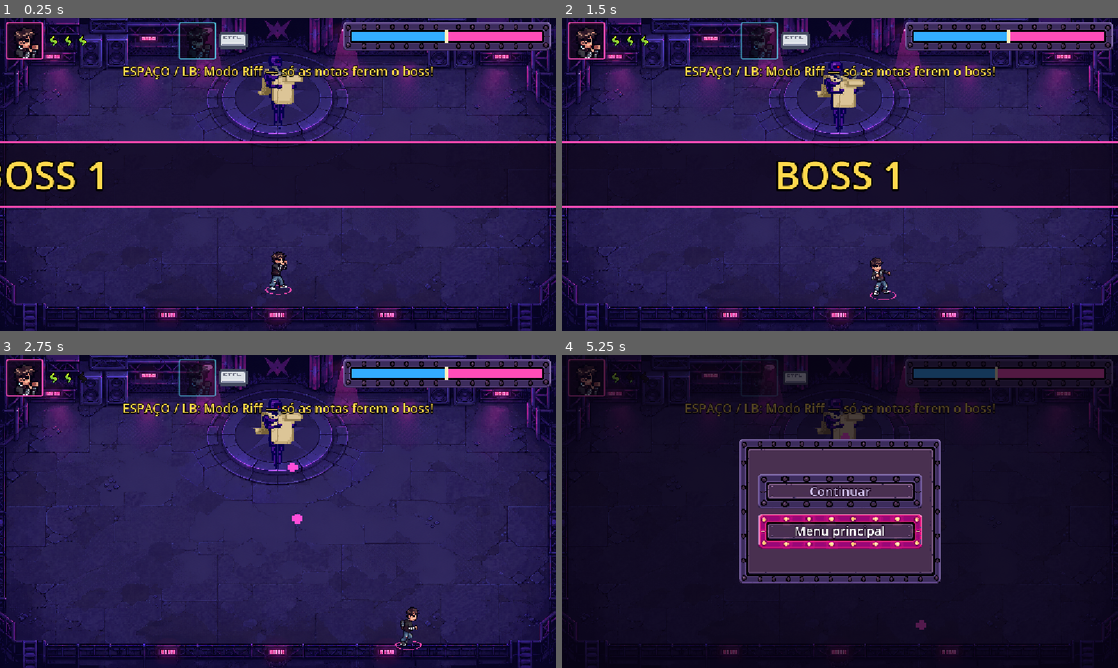
Above: before the commit, frames 1-4 (two rows, left to right).
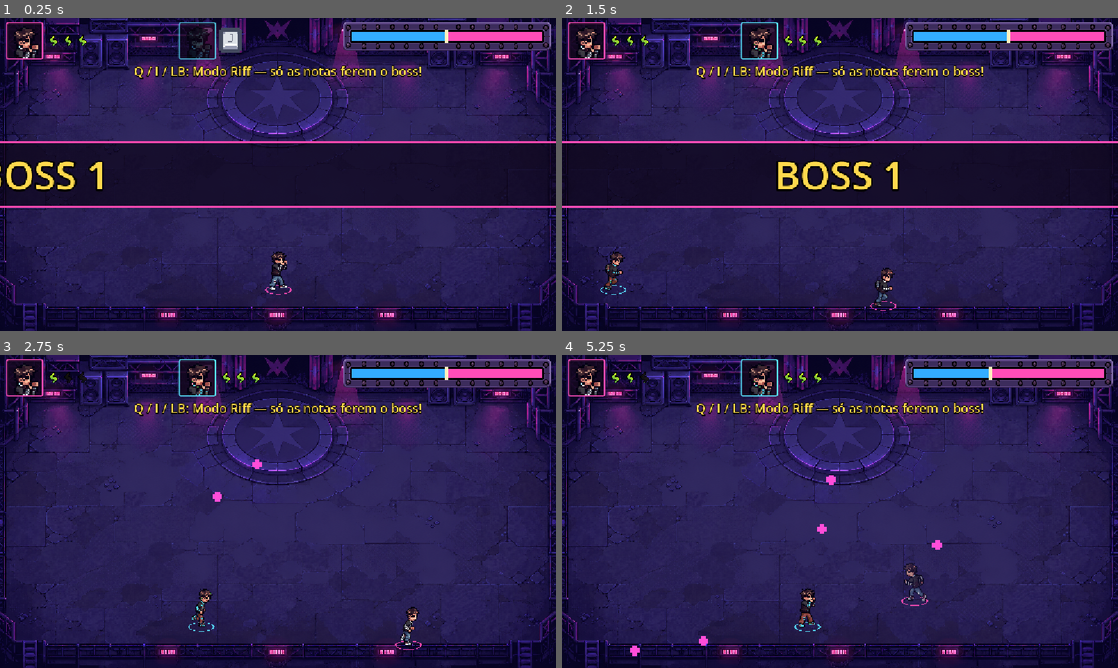
Above: after the commit, the same moments.

Repository: lucas-gif561/metalworld
Game: Godot game, scene res://fases/boss_1/boss_1.tscn
The game is run twice, just before and just after one commit, with the same random seed, the same clock (stepped at 60 frames per second) and the same inputs. This scene is started directly instead of the project's main scene. Sound files missing from this copy of the repository are replaced by a short silence.
Inputs (mouse positions are in pixels of both pictures, inside the frame that each line leads up to):
- Up to frame 1 (0.25 s): no input
- Up to frame 2 (1.5 s): tap Enter at 0.5 s; move the mouse to (962, 158) at 0.52 s; hold D (mover_direita) 0.53-1.28 s; hold F (atacar, bound only after the commit) 0.53-1.28 s; click (962, 158) at 0.67 s; tap J (atacar, bound only before the commit) at 0.8, 1.35 s; move the mouse to (728, 190) at 1.27 s; hold S (mover_baixo) from 1.28 s (still down); click (728, 190) at 1.42 s
- Up to frame 3 (2.75 s): tap G (dodge, bound only after the commit) at 1.55, 2.1 s; move the mouse to (333, 442) at 2.02 s; release S (mover_baixo) at 2.03 s; hold D (mover_direita) from 2.03 s (still down); click (333, 442) at 2.17 s; tap K (dodge, bound only before the commit) at 2.3 s
- Up to frame 4 (5.25 s): move the mouse to (812, 574) at 2.77 s; release D (mover_direita) at 2.78 s; hold W (mover_cima) 2.78-3.53 s; tap K (dodge, bound only before the commit) at 2.85 s; click (812, 574) at 2.92 s; tap E (interagir) at 3.05, 3.6 s; move the mouse to (1006, 558) at 3.52 s; hold A (mover_esquerda) 3.53-5.03 s; click (1006, 558) at 3.67 s; tap L at 3.8, 4.35 s; tap Escape (p1_pausar) at 4.15 s; move the mouse to (673, 464) at 4.27 s; click (673, 464) at 4.42 s; tap Shift at 4.55, 5.1 s; tap P (p2_pausar, bound only after the commit) at 4.9 s; move the mouse to (867, 511) at 5.02 s; hold S (mover_baixo) from 5.03 s (still down); click (867, 511) at 5.17 s

The runs differ from the first frame. In frame 1, 2.4% of the frame differs, in the area x 22-78%, y 3-37%; in frame 2, 3.6%; in frame 3, 3.5%; in frame 4, 86%, in the area x 0-100%, y 0-100%.

Commit message:
Teclado dividido ao meio, ícone para levantar e travas do Riff menores
P1 na metade esquerda (W A S D, F socar, G dodge, E interagir, Q Riff,
Esc pausa) e P2 na direita (setas, J, K, L, I Riff, P pausa, J entra), para
jogar em dupla num teclado só. O "SEGURE E / B" virou o ícone pulsando do
botão de quem pode levantar (E, L ou B). Travas do Riff: 3 s ao sair e
10 s ao levar dano. Textos, ícones e documentação acompanham.

Co-Authored-By: Claude Opus 5.5 <noreply@anthropic.com>

Diff:
--- a/bosses/base/arena_boss.gd
+++ b/bosses/base/arena_boss.gd
@@ -59,7 +59,7 @@
 		cabo.hide()
 
 	hud.mostrar_titulo(Jogo.nome_fase_atual().to_upper())
-	hud.mostrar_aviso("ESPAÇO / LB: " + texto_inicio, 6.0)
+	hud.mostrar_aviso("Q / I / LB: " + texto_inicio, 6.0)
 	boss.ciclo_ataques()
 	riff_hud.hide()
 
--- a/bosses/base/boss_base.gd
+++ b/bosses/base/boss_base.gd
@@ -394,7 +394,7 @@
 		runa.quebrada.connect(_ao_quebrar_runa)
 		get_parent().add_child(runa)
 
-	anuncio.emit(prefixo + "Escudo ativo! Quebrem as runas na porrada (J / X)")
+	anuncio.emit(prefixo + "Escudo ativo! Quebrem as runas na porrada (F / J / X)")
 	return true
 
 
@@ -450,7 +450,7 @@
 		sinal_riff.hide()
 		return
 	sinal_riff = Label.new()
-	sinal_riff.text = "RIFF!\nESPAÇO / LB"
+	sinal_riff.text = "RIFF!\nQ / I / LB"
 	sinal_riff.horizontal_alignment = HORIZONTAL_ALIGNMENT_CENTER
 	sinal_riff.size = Vector2(200, 60)
 	sinal_riff.position = Vector2(-100, -115)
--- a/fases/boss_1/chefe_1.tscn
+++ b/fases/boss_1/chefe_1.tscn
@@ -1,6 +1,6 @@
 [gd_scene format=3 uid="uid://davnwkwebe4qc"]
 
-[ext_resource type="SpriteFrames" path="res://fases/boss_1/sprites/chefe_1.tres" id="1_dplu8"]
+[ext_resource type="SpriteFrames" path="res://fases/boss_1/sprites/hatsune_miku.tres" id="1_dplu8"]
 [ext_resource type="Script" uid="uid://7gibm27uqoor" path="res://fases/boss_1/chefe_1.gd" id="1_rdia2"]
 
 [sub_resource type="RectangleShape2D" id="RectangleShape2D_ec6vt"]
@@ -9,11 +9,11 @@
 script = ExtResource("1_rdia2")
 
 [node name="AnimatedSprite2D" type="AnimatedSprite2D" parent="." unique_id=1052912172]
-scale = Vector2(3, 3)
+position = Vector2(0, -14)
+scale = Vector2(4, 4)
 sprite_frames = ExtResource("1_dplu8")
 animation = &"idle"
 autoplay = "idle"
-offset = Vector2(1, -6)
 
 
 [node name="Area2D" type="Area2D" parent="." unique_id=1708755619]
@@ -33,5 +33,5 @@
 theme_override_constants/outline_size = 8
 theme_override_font_sizes/font_size = 24
 text = "RIFF!
-ESPAÇO / LB"
+Q / I / LB"
 horizontal_alignment = 1
--- a/personagens/dylan/indicador_reviver.gd
+++ b/personagens/dylan/indicador_reviver.gd
@@ -1,7 +1,17 @@
 @tool
 extends Node2D
 ## Círculo "segure para levantar" que aparece sobre o jogador caído
-## e enche enquanto o parceiro segura interagir perto dele.
+## e enche enquanto o parceiro segura interagir perto dele. Em cima, o ícone
+## do botão de interagir do PARCEIRO (E do P1, L do P2 ou B no controle),
+## pulsando. Os ícones ficam no Inspector; o tamanho na tela é altura_icone.
+
+@export var icone_teclado_p1: Texture2D
+@export var icone_teclado_p2: Texture2D
+@export var icone_controle: Texture2D
+## Altura do ícone na tela (px), qualquer que seja o tamanho da imagem
+@export var altura_icone := 24.0
+
+var _tween_botao: Tween
 
 @export var cor := Color(1.0, 0.3, 0.72):
 	set(valor):
@@ -21,3 +31,21 @@
 	draw_arc(Vector2.ZERO, raio, 0.0, TAU, 32, Color(0, 0, 0, 0.6), 5.0)
 	if progresso > 0.0:
 		draw_arc(Vector2.ZERO, raio, -PI / 2, -PI / 2 + TAU * progresso, 32, cor, 5.0)
+
+
+## Mostra o círculo com o botão de quem pode levantar (o parceiro)
+func mostrar_para(id_parceiro: int) -> void:
+	var botao = $Botao
+	if Controles.controle_do_jogador(id_parceiro) >= 0:
+		botao.texture = icone_controle
+	else:
+		botao.texture = icone_teclado_p1 if id_parceiro == 1 else icone_teclado_p2
+	var base = Vector2.ONE * altura_icone / botao.texture.get_height()
+	botao.scale = base
+	show()
+	# Pulsa como um "aperte e segure"
+	if _tween_botao:
+		_tween_botao.kill()
+	_tween_botao = create_tween().set_loops()
+	_tween_botao.tween_property(botao, "scale", base * 1.2, 0.35)
+	_tween_botao.tween_property(botao, "scale", base, 0.35)
--- a/personagens/dylan/jogador.gd
+++ b/personagens/dylan/jogador.gd
@@ -425,7 +425,7 @@
 	sprite.modulate = Color.WHITE
 	Audio.tocar("morte_dylan", 0.0)
 	_tocar_acao("death")
-	_indicador.show()
+	_indicador.mostrar_para(2 if id_jogador == 1 else 1)
 	morreu.emit()
 
 
--- a/personagens/dylan/jogador.tscn
+++ b/personagens/dylan/jogador.tscn
@@ -4,6 +4,9 @@
 [ext_resource type="SpriteFrames" path="res://personagens/dylan/sprites/dylan.tres" id="3_frames"]
 [ext_resource type="Script" path="res://personagens/dylan/anel_jogador.gd" id="4_anel"]
 [ext_resource type="Script" path="res://personagens/dylan/indicador_reviver.gd" id="5_reviver"]
+[ext_resource type="Texture2D" path="res://personagens/dylan/sprites/tecla_e.png" id="6_tecla_e"]
+[ext_resource type="Texture2D" path="res://personagens/dylan/sprites/tecla_l.png" id="7_tecla_l"]
+[ext_resource type="Texture2D" path="res://personagens/dylan/sprites/botao_b.png" id="8_botao_b"]
 
 [sub_resource type="RectangleShape2D" id="RectangleShape2D_qf7sd"]
 size = Vector2(36, 16)
@@ -51,14 +54,11 @@
 z_index = 10
 position = Vector2(0, -35)
 script = ExtResource("5_reviver")
+icone_teclado_p1 = ExtResource("6_tecla_e")
+icone_teclado_p2 = ExtResource("7_tecla_l")
+icone_controle = ExtResource("8_botao_b")
 
-[node name="Texto" type="Label" parent="IndicadorReviver"]
-offset_left = -60.0
-offset_top = -42.0
-offset_right = 60.0
-offset_bottom = -22.0
-theme_override_colors/font_outline_color = Color(0, 0, 0, 1)
-theme_override_constants/outline_size = 5
-theme_override_font_sizes/font_size = 14
-text = "SEGURE E / B"
-horizontal_alignment = 1
+[node name="Botao" type="Sprite2D" parent="IndicadorReviver"]
+position = Vector2(0, -36)
+scale = Vector2(1.5, 1.5)
+texture = ExtResource("6_tecla_e")
--- a/personagens/dylan/sprites/dylan.tres
+++ b/personagens/dylan/sprites/dylan.tres
@@ -1,15 +1,15 @@
-[gd_resource type="SpriteFrames" format=3]
-
-[ext_resource type="Texture2D" path="res://personagens/dylan/sprites/death.png" id="1_x6ox2"]
-[ext_resource type="Texture2D" path="res://personagens/dylan/sprites/dodge.png" id="2_np1iy"]
-[ext_resource type="Texture2D" path="res://personagens/dylan/sprites/hurt.png" id="3_d6q6d"]
-[ext_resource type="Texture2D" path="res://personagens/dylan/sprites/idle.png" id="4_2srxi"]
-[ext_resource type="Texture2D" path="res://personagens/dylan/sprites/levantar.png" id="5_qi5kj"]
-[ext_resource type="Texture2D" path="res://personagens/dylan/sprites/riff.png" id="6_11y31"]
-[ext_resource type="Texture2D" path="res://personagens/dylan/sprites/riff_inicio.png" id="7_ar51e"]
-[ext_resource type="Texture2D" path="res://personagens/dylan/sprites/run.png" id="8_082p6"]
-[ext_resource type="Texture2D" path="res://personagens/dylan/sprites/soco_direito.png" id="9_67vs6"]
-[ext_resource type="Texture2D" path="res://personagens/dylan/sprites/soco_esquerdo.png" id="10_fuans"]
+[gd_resource type="SpriteFrames" format=3 uid="uid://c2bsg4u16o7b"]
+
+[ext_resource type="Texture2D" uid="uid://cd0m3n0m7dgql" path="res://personagens/dylan/sprites/death.png" id="1_x6ox2"]
+[ext_resource type="Texture2D" uid="uid://bt1kuyqyy4dum" path="res://personagens/dylan/sprites/dodge.png" id="2_np1iy"]
+[ext_resource type="Texture2D" uid="uid://kcow0jo214e6" path="res://personagens/dylan/sprites/hurt.png" id="3_d6q6d"]
+[ext_resource type="Texture2D" uid="uid://dbegckiuigbc6" path="res://personagens/dylan/sprites/idle.png" id="4_2srxi"]
+[ext_resource type="Texture2D" uid="uid://bntr3sseotypw" path="res://personagens/dylan/sprites/levantar.png" id="5_qi5kj"]
+[ext_resource type="Texture2D" uid="uid://c7i6gjrn3mhs4" path="res://personagens/dylan/sprites/riff.png" id="6_11y31"]
+[ext_resource type="Texture2D" uid="uid://c4mpcwme0cjwt" path="res://personagens/dylan/sprites/riff_inicio.png" id="7_ar51e"]
+[ext_resource type="Texture2D" uid="uid://q1xugx18w8cy" path="res://personagens/dylan/sprites/run.png" id="8_082p6"]
+[ext_resource type="Texture2D" uid="uid://bcw2yni3n647g" path="res://personagens/dylan/sprites/soco_direito.png" id="9_67vs6"]
+[ext_resource type="Texture2D" uid="uid://coaq71a3qlcuy" path="res://personagens/dylan/sprites/soco_esquerdo.png" id="10_fuans"]
 
 [sub_resource type="AtlasTexture" id="AtlasTexture_kh05u"]
 atlas = ExtResource("1_x6ox2")
--- a/project.godot
+++ b/project.godot
@@ -51,7 +51,7 @@
 }
 atacar={
 "deadzone": 0.2,
-"events": [Object(InputEventKey,"resource_local_to_scene":fa …(141 unchanged characters)… ":false,"keycode":0,"physical_keycode":74,"key_label":0,"unicode":0,"location":0,"echo":false,"script":null)
+"events": [Object(InputEventKey,"resource_local_to_scene":fa …(141 unchanged characters)… ":false,"keycode":0,"physical_keycode":70,"key_label":0,"unicode":102,"location":0,"echo":false,"script":null)
 ]
 }
 reiniciar={
@@ -61,7 +61,7 @@
 }
 riff_mode={
 "deadzone": 0.2,
-"events": [Object(InputEventKey,"resource_local_to_scene":fa …(140 unchanged characters)… d":false,"keycode":0,"physical_keycode":32,"key_label":0,"unicode":32,"location":0,"echo":false,"script":null)
+"events": [Object(InputEventKey,"resource_local_to_scene":fa …(140 unchanged characters)… d":false,"keycode":0,"physical_keycode":81,"key_label":0,"unicode":113,"location":0,"echo":false,"script":null)
 ]
 }
 riff_cima={
@@ -86,7 +86,7 @@
 }
 dodge={
 "deadzone": 0.2,
-"events": [Object(InputEventKey,"resource_local_to_scene":fa …(141 unchanged characters)… ":false,"keycode":0,"physical_keycode":75,"key_label":0,"unicode":107,"location":0,"echo":false,"script":null)
+"events": [Object(InputEventKey,"resource_local_to_scene":fa …(141 unchanged characters)… ":false,"keycode":0,"physical_keycode":71,"key_label":0,"unicode":103,"location":0,"echo":false,"script":null)
 ]
 }
 interagir={
--- a/riff/riff_hud.gd
+++ b/riff/riff_hud.gd
@@ -35,9 +35,9 @@
 
 @export_group("Trava")
 ## Segundos sem poder abrir o Riff depois de levar dano tocando
-@export var trava_por_dano: float = 30.0
+@export var trava_por_dano: float = 10.0
 ## Segundos sem poder abrir o Riff depois de fechar por conta própria
-@export var trava_ao_sair: float = 10.0
+@export var trava_ao_sair: float = 3.0
 
 @export_group("Dificuldade")
 ## Quanto a velocidade das notas sobe por segundo de Riff (0,03 = +3%/s)
--- a/sistemas/controles.gd
+++ b/sistemas/controles.gd
@@ -7,9 +7,9 @@
 ##
 ## Jogador 1: teclado (teclas definidas no Mapa de Entrada do projeto) e,
 ##            se houver dois controles, o primeiro controle.
-## Jogador 2: o controle que sobrar. Sem controle, usa o teclado reserva
-##            (setas, Ctrl direito, Shift direito, Enter, Backspace),
-##            pensado só para testar sozinho no computador.
+## Jogador 2: o controle que sobrar. Sem controle, usa a metade direita do
+##            teclado: setas mover, J socar, K dodge, L interagir, I Riff,
+##            P pausar (o P1 fica na metade esquerda: W A S D, F, G, E, Q).
 
 signal controles_mudaram
 
@@ -47,22 +47,23 @@
 	"mover_direita": [JOY_AXIS_LEFT_X, 1.0],
 }
 
-# Teclado reserva do jogador 2 (só para testes sem controle)
+# Teclado do jogador 2: metade direita (dupla dividindo o mesmo teclado)
 const TECLAS_RESERVA_P2 = {
 	"mover_cima": [KEY_UP],
 	"mover_baixo": [KEY_DOWN],
 	"mover_esquerda": [KEY_LEFT],
 	"mover_direita": [KEY_RIGHT],
-	"atacar": [KEY_CTRL],
-	"dodge": [KEY_SHIFT],
-	"interagir": [KEY_ENTER],
-	"riff_mode": [KEY_BACKSPACE],
+	"atacar": [KEY_J],
+	"dodge": [KEY_K],
+	"interagir": [KEY_L],
+	"riff_mode": [KEY_I],
 	"riff_cima": [KEY_UP],
 	"riff_baixo": [KEY_DOWN],
 	"riff_esquerda": [KEY_LEFT],
 	"riff_direita": [KEY_RIGHT],
-	"reiniciar": [KEY_BACKSPACE],
-	"entrar": [KEY_CTRL],
+	"reiniciar": [KEY_J],
+	"entrar": [KEY_J],
+	"pausar": [KEY_P],
 }
 
 # Ações do jogador 1 que não estão no Mapa de Entrada do projeto
--- a/ui/hud.gd
+++ b/ui/hud.gd
@@ -47,7 +47,7 @@
 
 func _process(_delta: float) -> void:
 	# Vaga do P2: silhueta piscando com o botão de entrar (A no controle;
-	# sem controle, a tecla do teclado reserva). Troca se plugar um controle.
+	# sem controle, J no teclado). Troca se plugar um controle.
 	vaga_p2.visible = not Jogo.p2_ativo and not tela_fim.visible
 	if vaga_p2.visible:
 		var tem_controle = Controles.controle_do_jogador(2) >= 0
--- a/ui/hud.tscn
+++ b/ui/hud.tscn
@@ -8,7 +8,7 @@
 [ext_resource type="Texture2D" path="res://ui/sprites/seta.png" id="6_seta"]
 [ext_resource type="PackedScene" path="res://ui/menu_pausa.tscn" id="7_pausa"]
 [ext_resource type="Texture2D" path="res://ui/sprites/botao_a.png" id="8_botao_a"]
-[ext_resource type="Texture2D" path="res://ui/sprites/tecla_ctrl.png" id="9_ctrl"]
+[ext_resource type="Texture2D" path="res://ui/sprites/tecla_j.png" id="9_tecla_j"]
 [ext_resource type="Texture2D" path="res://ui/sprites/ampulheta.png" id="10_ampulheta"]
 
 [sub_resource type="Animation" id="Animation_vaga"]
@@ -492,11 +492,10 @@
 [node name="TeclaTeclado" type="TextureRect" parent="VagaP2/Botoes"]
 visible = false
 layout_mode = 0
-offset_top = 8.0
-offset_right = 64.0
-offset_bottom = 40.0
-mouse_filter = 2
-texture = ExtResource("9_ctrl")
+offset_right = 48.0
+offset_bottom = 48.0
+mouse_filter = 2
+texture = ExtResource("9_tecla_j")
 expand_mode = 1
 
 [node name="Piscar" type="AnimationPlayer" parent="VagaP2"]
--- a/ui/menu_pausa.gd
+++ b/ui/menu_pausa.gd
@@ -1,12 +1,12 @@
 extends CanvasLayer
-## Menu de pause: ESC (P1) ou START (de quem está jogando).
+## Menu de pause: Esc (P1), P (P2 no teclado) ou START (de quem está jogando).
 ##
 ## Continuar, remover o jogador 2 (ele pode entrar de novo com START) ou
 ## voltar ao menu principal. Visual na cena (menu_pausa.tscn), no mesmo tema
 ## do menu principal. Roda com o jogo pausado (process_mode = Sempre).
 ##
 ## Navegação: setas, WASD, direcional ou analógico de qualquer jogador.
-## Confirmar: Enter, Espaço, J, A. Voltar ao jogo: ESC / START de novo.
+## Confirmar: Enter, Espaço, F, J, A. Voltar ao jogo: Esc / P / START de novo.
 
 const ESPERA_NAVEGACAO = 0.18
 
--- a/ui/tela_inicial.gd
+++ b/ui/tela_inicial.gd
@@ -6,17 +6,18 @@
 ## Controles/Créditos. Aqui fica só o comportamento.
 ##
 ## Navegação: setas, WASD, direcional ou analógico de qualquer jogador.
-## Confirmar: Enter, Espaço, J, A ou START.
+## Confirmar: Enter, Espaço, F, J, A ou START.
 
-const TEXTO_CONTROLES = """P1 (teclado): WASD mover · J socar · K dodge · E interagir e levantar
-Espaço abre e fecha o Riff · A W S D tocam as notas · R reinicia
+const TEXTO_CONTROLES = """P1 (lado esquerdo): W A S D mover · F socar · G dodge · E interagir
+Q abre e fecha o Riff · W A S D tocam as notas · Esc pausa · R reinicia
 
-P2 (controle): analógico mover · X socar · A dodge · B interagir e levantar
-LB abre e fecha o Riff · Direcional ou X Y A B tocam · START entra e reinicia
+P2 (lado direito): setas mover · J socar · K dodge · L interagir
+I abre e fecha o Riff · setas tocam as notas · P pausa · J entra
+No controle: analógico · X socar · A dodge · B interagir · LB Riff · START
 
-ESC / START pausa (e permite remover o P2).
-Caído? O parceiro segura E / B perto para levantar.
-No boss, só o Riff fere: abra quando ele se ajoelhar. Levou dano? O Riff trava."""
+Caído? O parceiro segura o botão de interagir perto para levantar.
+No boss, só o Riff fere: toque quando ele se ajoelhar.
+Levou dano tocando? O Riff trava por um tempo."""
 
 const TEXTO_CREDITOS = """MetalWorld — projeto da disciplina
 
--- a/ui/tela_inicial.tscn
+++ b/ui/tela_inicial.tscn
@@ -98,7 +98,7 @@
 theme_override_colors/font_outline_color = Color(0, 0, 0, 1)
 theme_override_constants/outline_size = 6
 theme_override_font_sizes/font_size = 18
-text = "W S / ↑ ↓ escolher  ·  Enter / J / A confirmar"
+text = "W S / ↑ ↓ escolher  ·  Enter / F / J / A confirmar"
 horizontal_alignment = 1
 
 [node name="Janela" type="ColorRect" parent="."]
--- a/ui/tema_menu.tres
+++ b/ui/tema_menu.tres
@@ -1,7 +1,19 @@
-[gd_resource type="Theme" format=3]
+[gd_resource type="Theme" format=3 uid="uid://cg0acrc3bqg6k"]
 
-[ext_resource type="Texture2D" path="res://ui/sprites/botao_menu.png" id="1_apagado"]
-[ext_resource type="Texture2D" path="res://ui/sprites/botao_menu_aceso.png" id="2_aceso"]
+[ext_resource type="Texture2D" uid="uid://0nvcpthestpv" path="res://ui/sprites/botao_menu.png" id="1_apagado"]
+[ext_resource type="Texture2D" uid="uid://b3rl5r7iqh0nf" path="res://ui/sprites/botao_menu_aceso.png" id="2_aceso"]
+
+[sub_resource type="StyleBoxTexture" id="StyleBoxTexture_aceso"]
+content_margin_left = 28.0
+content_margin_top = 8.0
+content_margin_right = 28.0
+content_margin_bottom = 10.0
+texture = ExtResource("2_aceso")
+texture_margin_left = 24.0
+texture_margin_top = 24.0
+texture_margin_right = 24.0
+texture_margin_bottom = 24.0
+axis_stretch_horizontal = 2
 
 [sub_resource type="StyleBoxTexture" id="StyleBoxTexture_apagado"]
 content_margin_left = 28.0
@@ -9,18 +21,6 @@
 content_margin_right = 28.0
 content_margin_bottom = 10.0
 texture = ExtResource("1_apagado")
-texture_margin_left = 24.0
-texture_margin_top = 24.0
-texture_margin_right = 24.0
-texture_margin_bottom = 24.0
-axis_stretch_horizontal = 2
-
-[sub_resource type="StyleBoxTexture" id="StyleBoxTexture_aceso"]
-content_margin_left = 28.0
-content_margin_top = 8.0
-content_margin_right = 28.0
-content_margin_bottom = 10.0
-texture = ExtResource("2_aceso")
 texture_margin_left = 24.0
 texture_margin_top = 24.0
 texture_margin_right = 24.0
Binary file added: personagens/dylan/sprites/botao_b.png
Not shown, added: personagens/dylan/sprites/botao_b.png.import
Binary file added: personagens/dylan/sprites/tecla_e.png
Not shown, added: personagens/dylan/sprites/tecla_e.png.import
Binary file added: personagens/dylan/sprites/tecla_l.png
Not shown, changed: personagens/dylan/sprites/tecla_l.png.import
Binary file removed: ui/sprites/tecla_ctrl.png
Binary file added: ui/sprites/tecla_j.png
Not shown, added: ui/sprites/tecla_j.png.import
Not shown, changed: AGENTS.md
Not shown, changed: CREDITS.md
Not shown, changed: docs/DOCUMENTACAO.md
